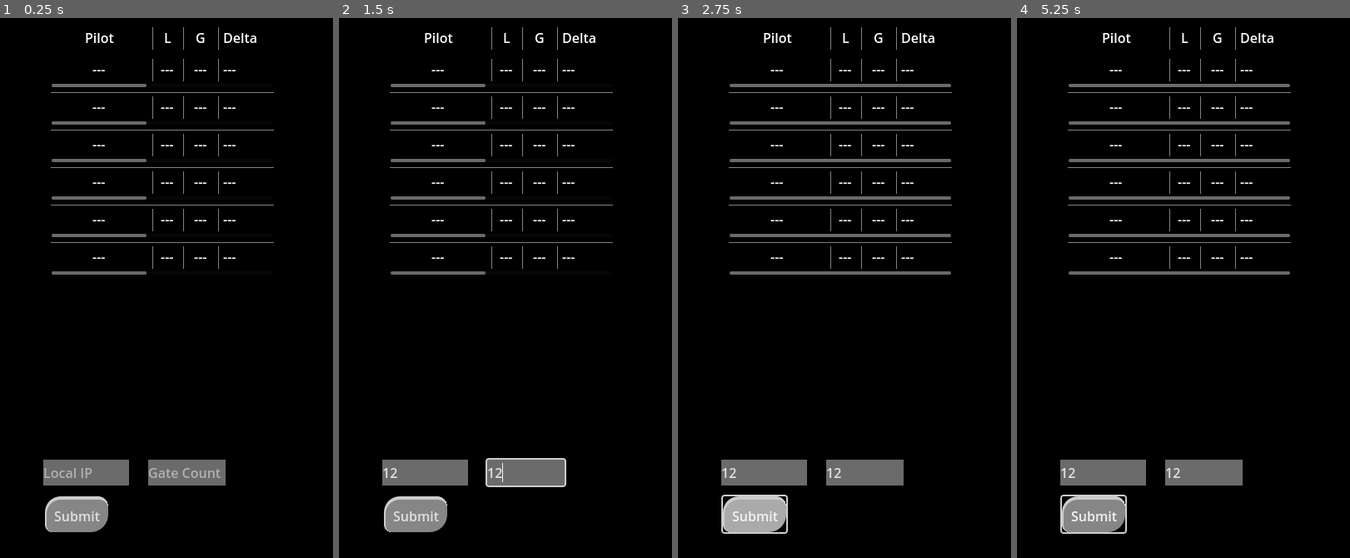
Above: before the commit, frames 1-4 (left to right).
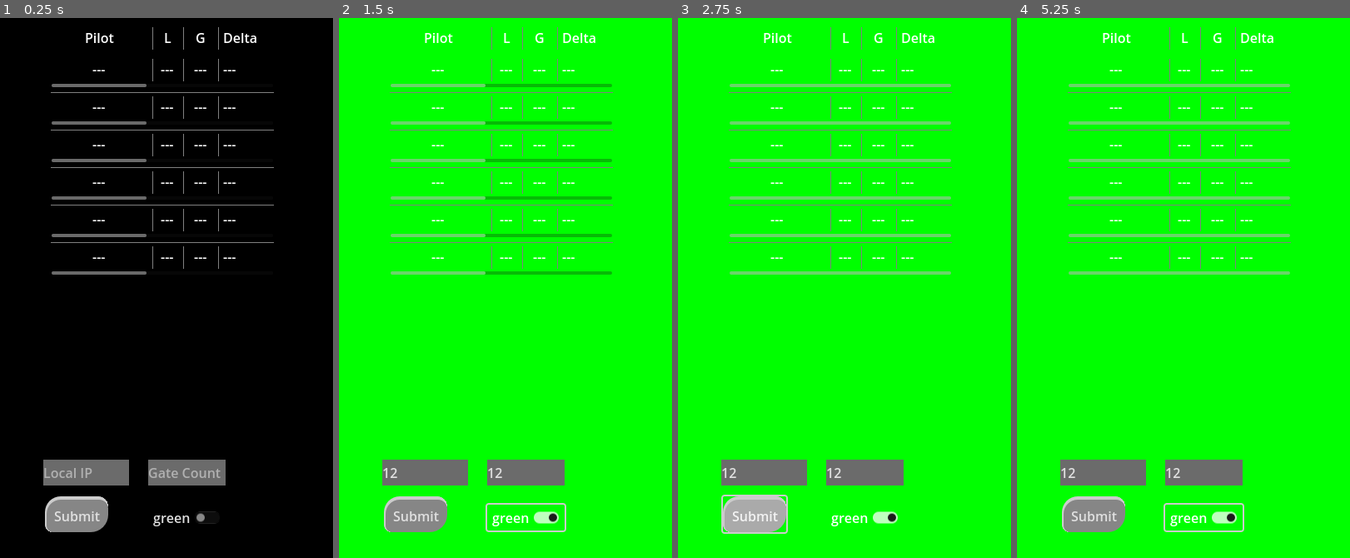
Above: after the commit, the same moments.

Repository: gManbio/VD-WS-Overlay
Game: Godot game, scene res://node.tscn
Same seed, same stepped clock (60 frames per second), same inputs: the game is played once before the commit and once after it.
Inputs (mouse positions are in pixels of both pictures, inside the frame that each line leads up to):
- Up to frame 1 (0.25 s): no input
- Up to frame 2 (1.5 s): click (425, 471) at 0.52 s; type "12" at 0.6 s; click (525, 471) at 0.75 s; type "12" at 0.83 s; click (525, 520) at 1.25 s, where only the run after the commit has a clickable "green"
- Up to frame 3 (2.75 s): click "Submit" at 2 s
- Up to frame 4 (5.25 s): click "Submit" at 2.75 s; click (1203, 520) at 3.5 s, where only the run after the commit has a clickable "green"; click "Submit" at 4.25 s; click (1203, 520) at 5 s, where only the run after the commit has a clickable "green"

The runs differ from the first frame. In frame 1, 0.2% of the frame differs, in the area x 46-65%, y 91-95%; in frame 2, 96%, in the area x 0-100%, y 0-100%; in frame 3, 95%; in frame 4, 96%.

Commit message:
Toggle Background
Added toggle to set background color to green

Diff:
--- a/node.tscn
+++ b/node.tscn
@@ -530,8 +530,17 @@
 theme = SubResource("Theme_h14tp")
 placeholder_text = "Gate Count"
 
+[node name="CheckButton" type="CheckButton" parent="Control"]
+layout_mode = 0
+offset_left = 178.0
+offset_top = 584.0
+offset_right = 271.0
+offset_bottom = 615.0
+text = "green"
+
 [node name="HeartbeatTimer" type="Timer" parent="."]
 wait_time = 5.0
 
 [connection signal="pressed" from="Control/Button" to="." method="_on_Button_pressed"]
+[connection signal="toggled" from="Control/CheckButton" to="." method="_on_check_button_toggled"]
 [connection signal="timeout" from="HeartbeatTimer" to="." method="_on_timer_timeout"]
--- a/ws_new.gd
+++ b/ws_new.gd
@@ -55,6 +55,8 @@
 
 var ip_complete = false
 
+var bg_rect = ""
+
 func _ready():
 
 	# var url = "ws://192.168.1.156:60003/velocidrone"
@@ -107,6 +109,7 @@
 
 	display_list = [p1_list, p2_list, p3_list, p4_list, p5_list, p6_list]
 
+	bg_rect = $ColorRect
 
 
 func _process(delta):
@@ -122,8 +125,7 @@
 				var packet_string = packet.get_string_from_utf8()
 				var json = JSON.new()
 				var pilotdata = json.parse_string(packet_string)  # Correct method to parse JSON string
-				#print(pilotdata)
-			# Now you can check the keys and access the data
+
 				if "racestatus" in pilotdata:
 					#print(pilotdata["racestatus"]["raceAction"])
 					if pilotdata["racestatus"]["raceAction"] == "start":
@@ -188,20 +190,11 @@
 	update_pilot_data(new_data, pilotname)
 	sort_pilots()
 	make_leaderboard()
-	#print(pilots)
-	# Now, pilots[] is sorted according to the criteria. Use it as needed.
-
-# var p6_list = [name_p6, gate_p6, delta_p6, slap_p6, prog_p6]
-# [{ "name": "gman <3 Zella", "data": { "position": "1", "lap": "1", "gate": "1", "time": "18.249", "finished": "False", "colour": "9F42FF" } }]
-# var display_list = [p1_list, p2_list, p3_list, p4_list, p5_list, p6_list]
-
-# Assuming the Label node is named "MyLabel" and is a direct child of this node
+
 
 func make_leaderboard():
 	var index = 0
-	# print(pilots)
-	#print(display_list)
-	#print(pilots)
+
 	for pilot in pilots:
 		if index > 6:
 			break
@@ -213,8 +206,7 @@
 		display_list[index][2].text = pilot["data"]["gate"]
 		display_list[index][4].modulate = color
 		display_list[index][4].value = len(pilot["gate_dict"].keys())
-		#display_list[index][3].text = pilot["data"]["time"] # this needs to become delta
-		#print(index)
+
 		if index != 0:
 			if pilot["gate_key"] in pilots[index - 1]["gate_dict"]:
 				var leader_time = pilots[index - 1]["gate_dict"][pilot["gate_key"]]
@@ -229,10 +221,8 @@
 				display_list[index][3].text = str(pilot["data"]["time"])
 			else:
 				display_list[index][3].text = "0.000"
-			#for each in pilots[index - 1]["data"]["gate_details"]:
 		index += 1
 
-	#print(pilots)
 
 func reset_leaderboard():
 	for display in display_list:
@@ -261,3 +251,11 @@
 
 func _on_timer_timeout():
 	ws.send_text("heartbeat")
+
+
+func _on_check_button_toggled(toggled_on):
+	print(toggled_on)
+	if toggled_on:
+		bg_rect.color = Color(Color.GREEN)
+	else:
+		bg_rect.color = Color(Color.BLACK)
Not shown, added: Exports/WebAPP/VD-Timing.apple-touch-icon.png.import
Not shown, added: Exports/WebAPP/VD-Timing.icon.png.import
Not shown, added: Exports/WebAPP/VD-Timing.png.import
Not shown, changed: export_presets.cfg
Not shown, added: Exports/Windows/VD-Timing-V1-1.console.exe
Not shown, added: Exports/Windows/VD-Timing-V1-1.exe
